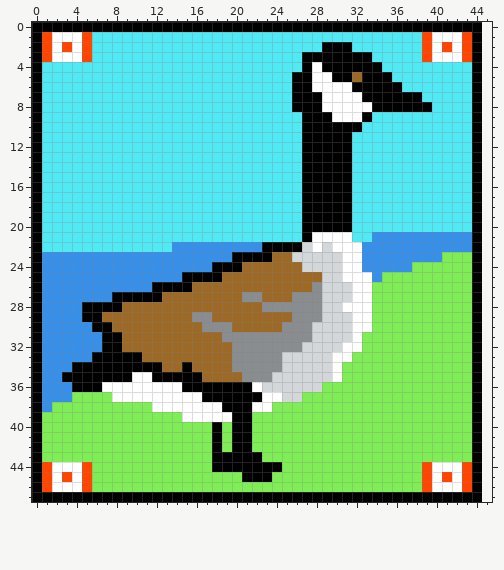
Edited in one commit: pixel-art sprite (pictures/goose2.full.png). The first picture shows the starting point.
The file is 45x48 pixels. The old version is drawn lined up with the new one, on the new canvas.
New version:
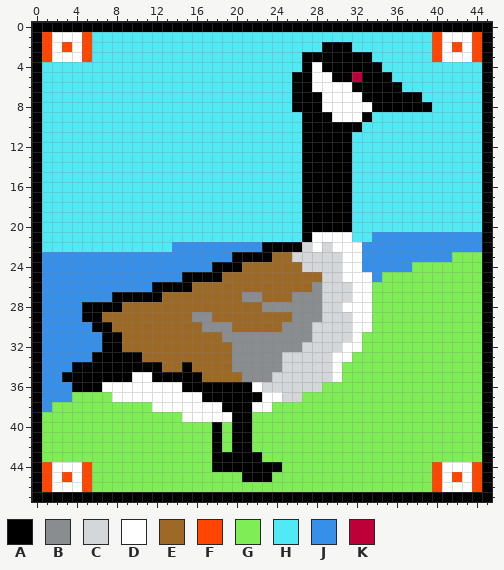
Palette (. is transparent): A #000000  B #898d90  C #d4d7d9  D #ffffff  E #9c6926  F #ff4500  G #7eed56  H #51e9f4  J #3690ea  K #be0039
Message: Added scotland + red-eyed goose
The exact change:
canvas 45x48 -> 46x48
y 0: x 45 . -> A
y 1: x 39..40 FD -> HF; x 43..45 FA. -> DFA
y 2: x 39..45 FDFDFA. -> HFDFDFA
y 3: x 39..40 FD -> HF; x 43..45 FA. -> DFA
y 4: x 44..45 A. -> HA
y 5: x 32 E -> K; x 44..45 A. -> HA
y 6..20: x 44..45 A. -> HA
y 21..22: x 44..45 A. -> JA
y 23: x 41 G -> J; x 44..45 A. -> GA
y 24..43: x 44..45 A. -> GA
y 44: x 39..40 FD -> GF; x 43..45 FA. -> DFA
y 45: x 39..45 FDFDFA. -> GFDFDFA
y 46: x 39..40 FD -> GF; x 43..45 FA. -> DFA
y 47: x 45 . -> A
